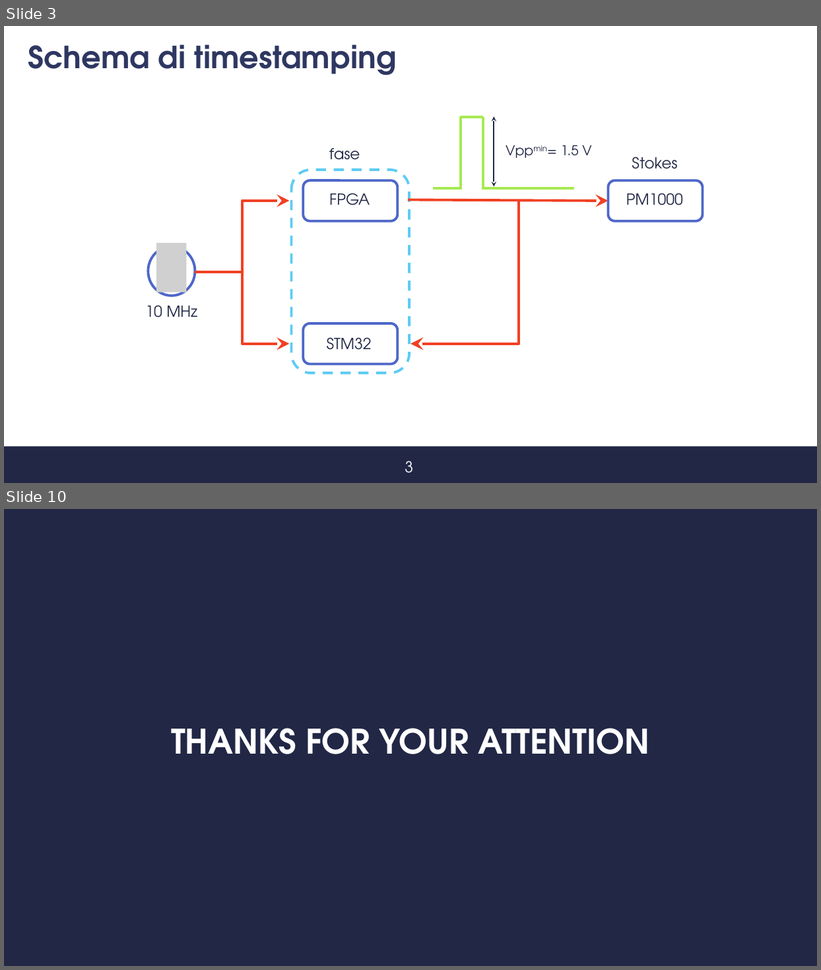
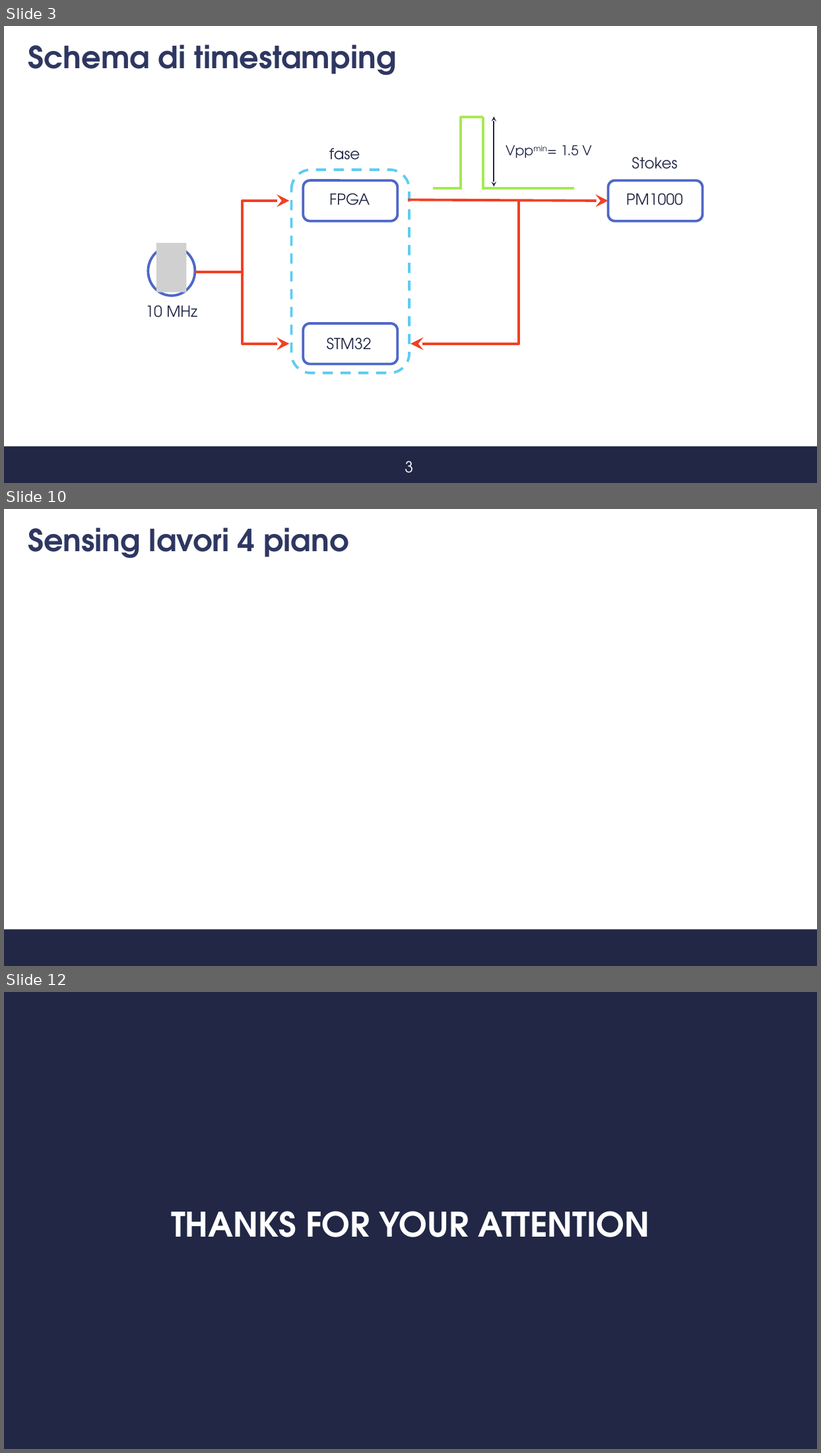
Before and after one commit to s347960/Presentazione, a slide deck: Presentazione_07_09.pptx. Shown one above the other, each under a label of ours: slides 3 and 10 before the commit, slides 3, 10 and 12 after it; the slides between them are not shown. The pictures are 821x970 and 821x1453 pixels, drawn with LibreOffice and Linux fonts; fonts in the diff are those of the drawing; grey boxes stand for pictures; background and template pictures are left out. Boxes give left, top, right and bottom in pixels: in the first picture for what was removed or moved away, otherwise in the second. Text is boxed around its words. In the diff, an @@ line names an element or a change of style, - is before the commit and + after.

```diff
--- a/Presentazione_07_09.pptx
+++ b/Presentazione_07_09.pptx
@@ slide 10 added at [4,509,817,966], background #FFFFFF; not listed: 1 template element that a slide beside it also shows @@
@@ title added at [28,527,349,559], 36 pt, text #2E3761, bold @@
+Sensing lavori 4 piano
@@ what was slide 10 is now slide 12 @@
```
Also in this commit, not shown: 7 other slides added, 6 slides removed, 1 other file.
